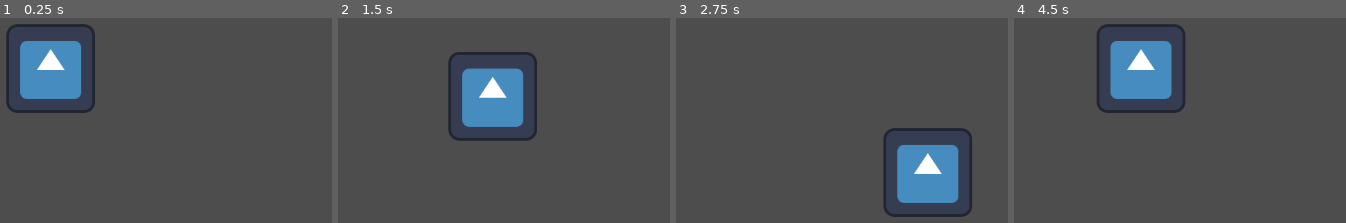
Above: before the commit, frames 1-4 (left to right).
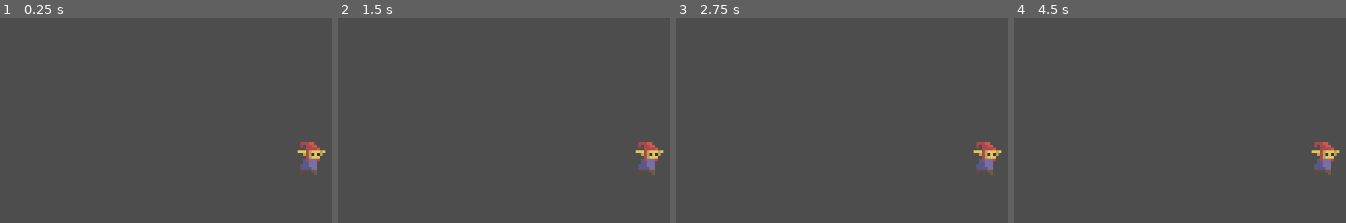
Above: after the commit, the same moments.

Repository: HedgeLizards/gobble
Game: Godot game, scene res://scenes/game.tscn
The game is run twice, just before and just after one commit, with the same random seed, the same clock (stepped at 60 frames per second) and the same inputs. This scene is started directly instead of the project's main scene. The engine's default icon, where the game draws it, is replaced by a stand-in: a white triangle on a blue panel in a dark square.
Inputs:
- Up to frame 1 (0.25 s): no input
- Up to frame 2 (1.5 s): tap Enter at 0.5 s; hold D (east) 0.53-1.28 s; hold S (south) from 1.28 s (still down)
- Up to frame 3 (2.75 s): release S (south) at 2.03 s; hold D (east) from 2.03 s (still down)
- Up to frame 4 (4.5 s): release D (east) at 2.78 s; hold W (north) 2.78-3.53 s; hold A (west) from 3.53 s (still down)

The runs differ from the first frame. In frame 1, 7.3% of the frame differs, in the area x 1-99%, y 2-77%; in frame 2, 7.4%; in frame 3, 7.5%, in the area x 62-99%, y 53-98%; in frame 4, 7.4%.

Commit message:
fix scale betweeen server and client?

Diff:
--- a/client/project.godot
+++ b/client/project.godot
@@ -26,6 +26,7 @@
 
 [display]
 
+window/size/mode=2
 window/energy_saving/keep_screen_on=false
 
 [input]
@@ -61,5 +62,6 @@
 
 [rendering]
 
+textures/canvas_textures/default_texture_filter=0
 renderer/rendering_method="gl_compatibility"
 renderer/rendering_method.mobile="gl_compatibility"
--- a/client/scenes/game.tscn
+++ b/client/scenes/game.tscn
@@ -2,7 +2,7 @@
 
 [ext_resource type="Script" path="res://scripts/game.gd" id="1_uuqp6"]
 [ext_resource type="Script" path="res://scripts/me.gd" id="2_17hio"]
-[ext_resource type="Texture2D" uid="uid://d3ke8yigymepn" path="res://icon.svg" id="3_6ff4g"]
+[ext_resource type="Texture2D" uid="uid://bmwbeo4legbc0" path="res://assets/Gobbles/Skins/Gobble_body7.png" id="3_kriwn"]
 
 [sub_resource type="RectangleShape2D" id="RectangleShape2D_g3144"]
 size = Vector2(32, 32)
@@ -22,7 +22,10 @@
 script = ExtResource("2_17hio")
 
 [node name="Sprite2D" type="Sprite2D" parent="Me"]
-texture = ExtResource("3_6ff4g")
+texture = ExtResource("3_kriwn")
 
 [node name="CollisionShape2D" type="CollisionShape2D" parent="Me"]
 shape = SubResource("RectangleShape2D_g3144")
+
+[node name="Camera2D" type="Camera2D" parent="Me"]
+zoom = Vector2(4, 4)
--- a/client/scenes/player.tscn
+++ b/client/scenes/player.tscn
@@ -1,8 +1,8 @@
 [gd_scene load_steps=2 format=3 uid="uid://dawx1xavdy1ps"]
 
-[ext_resource type="Texture2D" uid="uid://d3ke8yigymepn" path="res://icon.svg" id="1_vuyqw"]
+[ext_resource type="Texture2D" uid="uid://c0f7ylbq730yq" path="res://assets/Gobbles/Skins/Gobble_body2.png" id="1_t54hd"]
 
 [node name="Player" type="Node2D"]
 
 [node name="Sprite2D" type="Sprite2D" parent="."]
-texture = ExtResource("1_vuyqw")
+texture = ExtResource("1_t54hd")
--- a/client/scripts/game.gd
+++ b/client/scripts/game.gd
@@ -21,16 +21,7 @@
 func process_data(data):
 	for action in data:
 		var type = action["type"]
-		if type == "playerCreated":
-			var id = action["id"]
-			if id == WebSocket.local_player_name:
-				continue
-			var player = Player.instantiate()
-			players[id] = player
-			player.position.x = action["pos"][0]
-			player.position.y = action["pos"][1]
-			%Players.add_child(player)
-		elif type == "playerUpdated":
+		if type == "playerUpdated":
 			var id = action["id"]
 			if id == WebSocket.local_player_name:
 				continue
@@ -41,8 +32,7 @@
 				player = Player.instantiate()
 				players[id] = player
 				%Players.add_child(player)
-			player.position.x = action["pos"][0]
-			player.position.y = action["pos"][1]
+			player.position = parse_pos(action["pos"])
 		elif type == "playerDeleted":
 			var id = action["id"]
 			players[id].queue_free()
@@ -56,5 +46,7 @@
 				enemy = Enemy.instantiate()
 				enemies[id] = enemy
 				%Enemies.add_child(enemy)
-			enemy.position.x = action["pos"][0]
-			enemy.position.y = action["pos"][1]
+			enemy.position = parse_pos(action["pos"])
+
+func parse_pos(serverpos):
+	return Vector2(serverpos[0], serverpos[1]) * 16
--- a/client/scripts/me.gd
+++ b/client/scripts/me.gd
@@ -1,6 +1,6 @@
 extends CharacterBody2D
 
-const speed := 200.0
+const speed := 10 * 16
 
 func _physics_process(delta):
 	move_and_collide(Input.get_vector("west", "east", "north", "south") * delta * speed)
Not shown, changed: server/game.js
Not shown, changed: server/server.js
